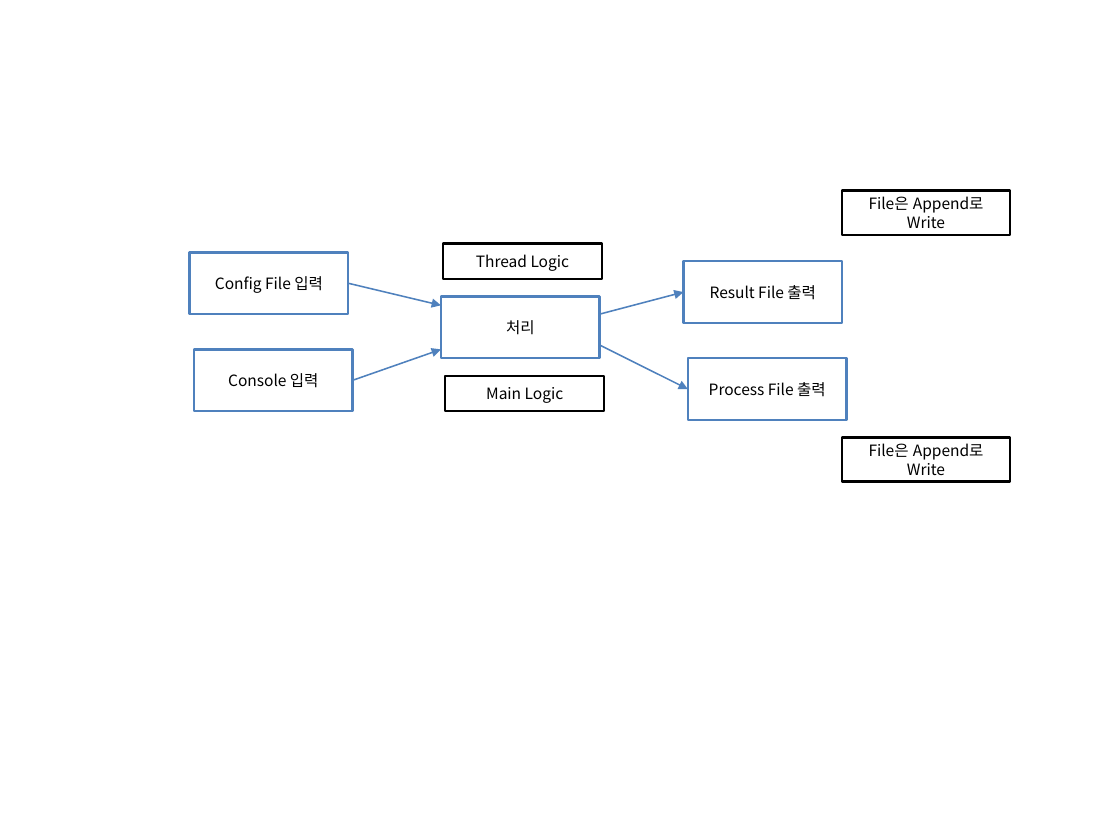
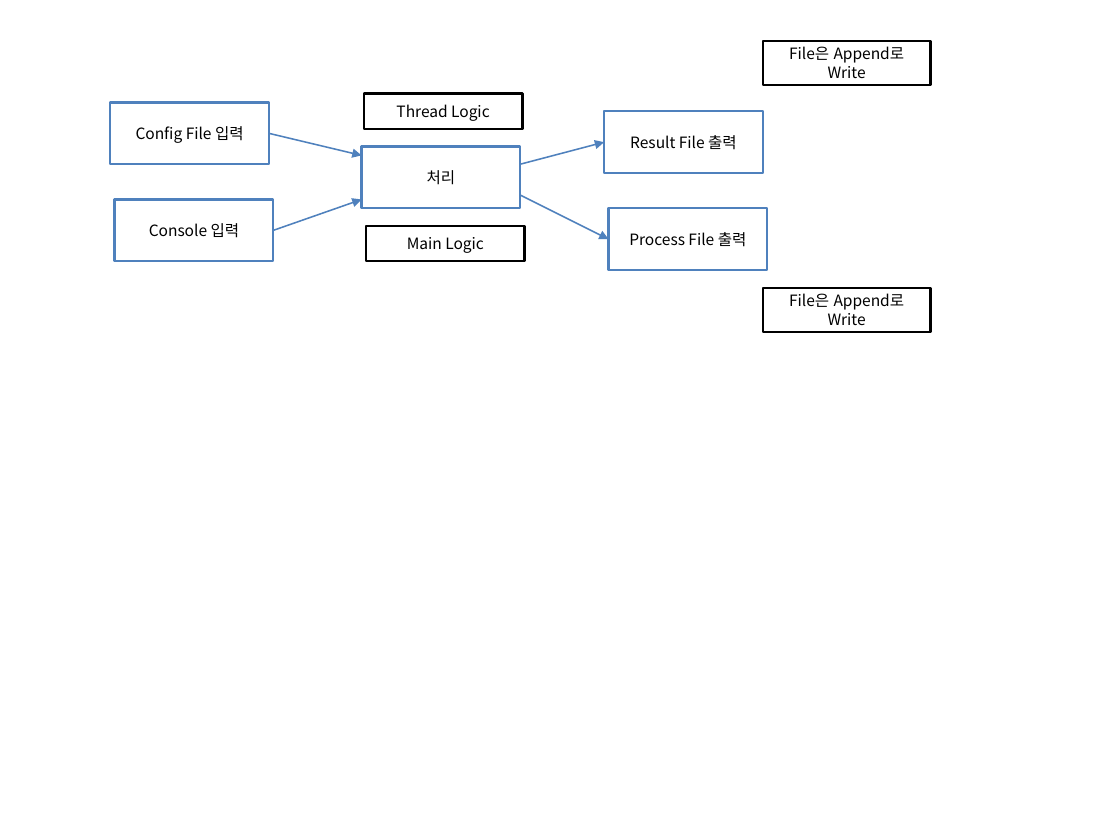
Before and after one commit to ambidext/CS_ConsoleGit, a slide deck: slide 2 of Monitoring/fc.pptx. Drawn at 1120x840 pixels with LibreOffice and Linux fonts; fonts in the diff are those of the drawing. Boxes give left, top, right and bottom in pixels: in the first picture for what was removed or moved away, otherwise in the second. Text is boxed around its words. In the diff, an @@ line names an element or a change of style, - is before the commit and + after.

```diff
--- a/Monitoring/fc.pptx
+++ b/Monitoring/fc.pptx
@@ 9 rectangles, 4 arrows: place and size @@
-9 rectangles, 4 arrows at (189, 190, 1010, 482)
+9 rectangles, 4 arrows at (110, 40, 931, 332)
```
Also in this commit, not shown: 4 other slides changed, 3 slides added, 1 slide removed, 6 other files.
